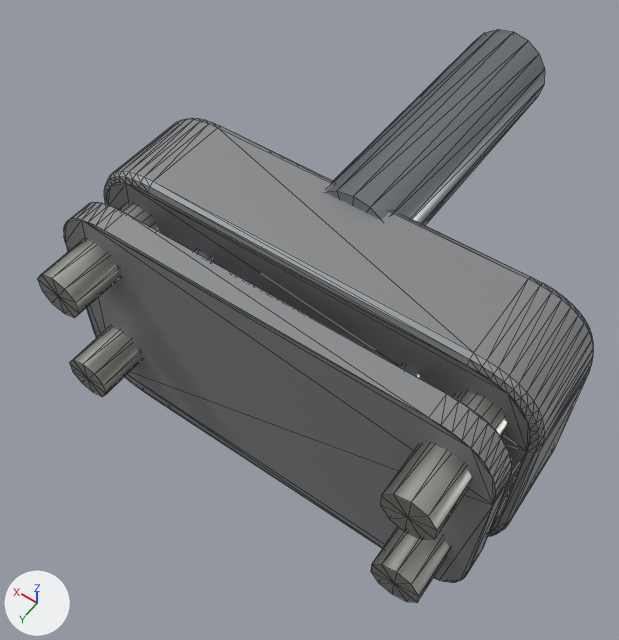
Renders of the glTF model porsche-911sc-engine/parts/oil-pump.glb from each side of a commit.
Rendered twice from a 50 mm camera at (-43.6, 210.1, 2.7) aimed at (7.4, 138.7, -109.5). Lighting does not change. The marker at lower left points along +X, +Y and +Z. The first picture is the older version. Mesh edges are drawn as thin lines. Where no turn or scale is listed for an object, it has been applied to the vertices. Vertices at exactly the same position are counted once.

Objects in the first picture: 'oil-pump:castAlu', 'oil-pump:steel', 'oil-pump:zincPlate'.
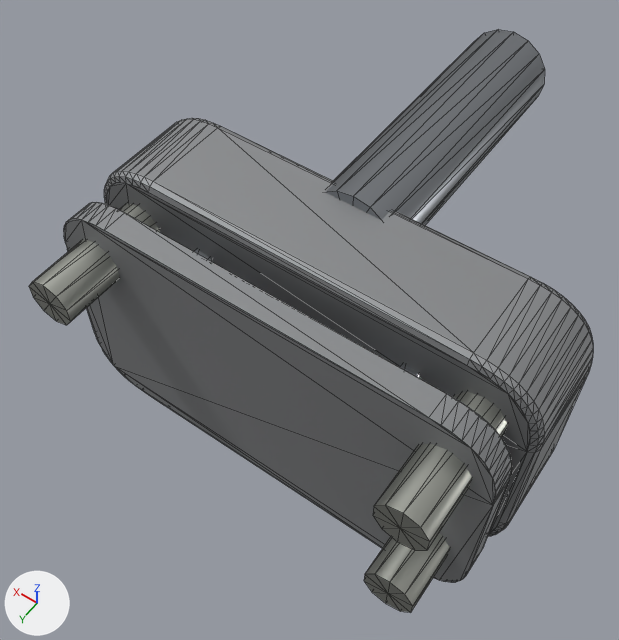
Where the newer file only moved an object's origin or applied its transform, the numbers keep the older frame.

The change, as a list of edits to the scene's bpy script:
```text
Change me_mesh_2:
    used by ob_oil_pump_zincplate; location = (0.0, 153.0, -98.0)
    verts and faces of me_mesh_2; kept vertices keep their numbers, new ones are numbered from 88
    before: 0 (-28.0, 16.0, 13.8) at pixel (411, 502), 2 (-25.7, 16.0, 13.1) at pixel (393, 494), 5 (-24.3, 16.0, 11.2) at pixel (381, 495), 7 (-24.3, 16.0, 8.8) at pixel (380, 504), 9 (-25.7, 16.0, 6.9) at pixel (389, 518)
    before: 11 (-28.0, 16.0, 6.2) at pixel (404, 531), 13 (-30.3, 16.0, 6.9) at pixel (422, 539), 15 (-31.7, 16.0, 8.8) at pixel (434, 539), 17 (-31.7, 16.0, 11.2) at pixel (437, 530), 19 (-30.3, 16.0, 13.1) at pixel (428, 516)
    before: 20 (-28.0, 16.0, 10.0) at pixel (407, 517)
    before: 22 (28.0, 16.0, 13.8) at pixel (51, 278), 24 (30.3, 16.0, 13.1) at pixel (41, 274), 27 (31.7, 16.0, 11.2) at pixel (37, 278), 29 (31.7, 16.0, 8.8) at pixel (41, 290), 31 (30.3, 16.0, 6.9) at pixel (51, 303)
    before: 33 (28.0, 16.0, 6.2) at pixel (64, 313), 35 (25.7, 16.0, 6.9) at pixel (74, 317), 37 (24.3, 16.0, 8.8) at pixel (79, 313), 39 (24.3, 16.0, 11.2) at pixel (75, 302), 41 (25.7, 16.0, 13.1) at pixel (64, 289)
    before: 42 (28.0, 16.0, 10.0) at pixel (58, 296)
    before: 44 (-28.0, 16.0, -6.2) at pixel (396, 572), 46 (-25.7, 16.0, -6.9) at pixel (381, 564), 49 (-24.3, 16.0, -8.8) at pixel (371, 564), 51 (-24.3, 16.0, -11.2) at pixel (370, 571), 53 (-25.7, 16.0, -13.1) at pixel (378, 582)
    before: 55 (-28.0, 16.0, -13.8) at pixel (392, 594), 57 (-30.3, 16.0, -13.1) at pixel (406, 601), 59 (-31.7, 16.0, -11.2) at pixel (417, 602), 61 (-31.7, 16.0, -8.8) at pixel (418, 596), 63 (-30.3, 16.0, -6.9) at pixel (411, 584)
    before: 64 (-28.0, 16.0, -10.0) at pixel (394, 583)
    remove me_mesh_2.from_pydata(...)  # 88 vertices, 160 faces; spans x -31.7..31.7, y -16.0..16.0, z -13.8..13.8
    add me_mesh_2.from_pydata(...)  # 66 vertices, 120 faces; spans x -31.7..31.7, y -16.0..17.6, z -13.8..13.8
    me_mesh_2 part 1: the loose piece of 22 vertices spanning x 24.3..31.7, y -16.0..16.0, z -13.8..-6.2 is deleted
    me_mesh_2 part 2
    add for i in [0, 2, 5, 7, 9, 11, 13, 15, 17, 19, 20]: verts[i] += (0.0, 1.6, 0.0)
    me_mesh_2 part 3
    add for i in [22, 24, 27, 29, 31, 33, 35, 37, 39, 41, 42]: verts[i] += (0.0, 1.6, 0.0)
    me_mesh_2 part 4
    add for i in [44, 46, 49, 51, 53, 55, 57, 59, 61, 63, 64]: verts[i] += (0.0, 1.6, 0.0)
```

What differs and where, as boxes [x1, y1, x2, y2] in the pictures (619 x 640 px; the box of a moved part takes in the faces that stretch with it):
'oil-pump:zincPlate', reshaped
    before: [38, 203, 507, 602]
    after: [29, 203, 507, 612]
part 1 of me_mesh_2, deleted
    before: [70, 326, 142, 396]
part 2 of me_mesh_2, moved or reshaped
    before: [380, 392, 507, 540]
    after: [373, 392, 507, 550]
part 3 of me_mesh_2, moved or reshaped
    before: [38, 203, 160, 318]
    after: [29, 203, 160, 325]
part 4 of me_mesh_2, moved or reshaped
    before: [371, 526, 450, 602]
    after: [364, 533, 450, 612]
